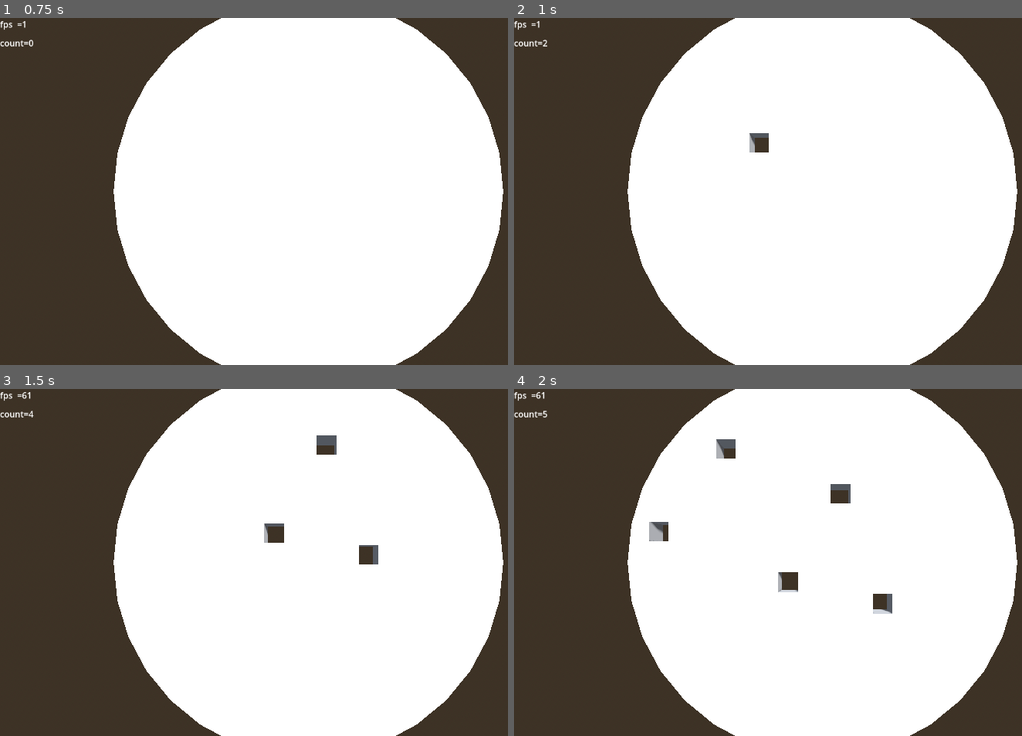
Above: before the commit, frames 1-4 (two rows, left to right).
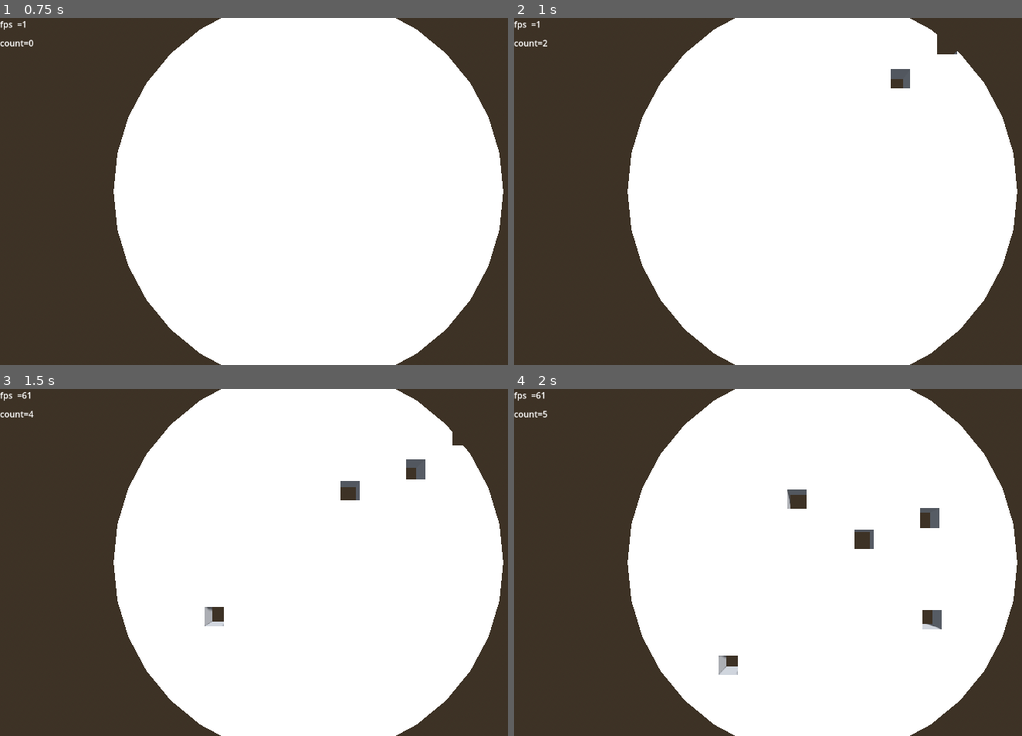
Above: after the commit, the same moments.

Repository: abFrancisco/PirateSoftJam16
Game: Godot game, scene res://arena.tscn
Two runs of this game, one before a commit and one after it. Both use one fixed random seed, a clock stepped at 60 frames per second and the inputs below. The project has no main scene, so this scene is started directly.
Inputs:
- Up to frame 1 (0.75 s): tap Enter (ui_accept) at 0.5 s; hold Right (ui_right) from 0.53 s (still down); hold Delete (ui_text_delete) from 0.53 s (still down)
- Up to frame 2 (1 s): keep holding Right (ui_right); keep holding Delete (ui_text_delete); tap Enter (ui_accept) at 0.77, 0.8 s
- Up to frame 3 (1.5 s): tap Enter (ui_accept) at 1.07, 1.35 s; release Right (ui_right) at 1.28 s; release Delete (ui_text_delete) at 1.28 s; hold Down (ui_down) from 1.28 s (still down)
- Up to frame 4 (2 s): keep holding Down (ui_down); tap Enter (ui_accept) at 1.52, 1.82 s; tap Delete (ui_text_delete) at 1.55 s

Frame 1 is identical in both runs. In frame 2, 0.6% of the frame differs, in the area x 46-88%, y 4-39%; in frame 3, 1.3%; in frame 4, 2.2%, in the area x 26-85%, y 14-83%.

Commit message:
removed depecrated files and scenes

Diff:
--- a/arena.gd
+++ /dev/null
@@ -1,29 +0,0 @@
-extends Node3D
-
-var boxes:Array[CSGBox3D]=[]
-# Called when the node enters the scene tree for the first time.
-func _ready():
-	pass # Replace with function body.
-
-
-# Called every frame. 'delta' is the elapsed time since the previous frame.
-func _process(delta):
-	var hinput=Input.get_axis("ui_left", "ui_right")
-	var vinput=Input.get_axis("ui_up", "ui_down")
-	var move_vector=Vector3(hinput*delta, 0, vinput*delta)*5
-	for box in boxes:
-		box.transform.origin+=move_vector
-
-	%Fps.text="fps  ="+str(Engine.get_frames_per_second())
-	%count.text="count="+str(boxes.size())
-
-func _input(event):
-	if event.is_action_pressed("ui_accept"):
-		var box=CSGBox3D.new()
-		box.size.y=2
-		box.operation = CSGShape3D.OPERATION_SUBTRACTION
-		box.transform.origin = Vector3(randf_range(-10,10),0,randf_range(-10,10))
-		boxes.append(box)
-		$CSGCombiner3D.add_child(box)
-	if event.is_action_pressed("ui_text_delete"):
-		boxes.pop_front().queue_free()
--- a/arena.tscn
+++ b/arena.tscn
@@ -1,6 +1,36 @@
-[gd_scene load_steps=5 format=3 uid="uid://c68dtvapa5xj4"]
+[gd_scene load_steps=5 format=3 uid="uid://bqow4lhubx235"]
 
-[ext_resource type="Script" path="res://arena.gd" id="1_ltmon"]
+[sub_resource type="GDScript" id="GDScript_rul87"]
+script/source = "extends Node3D
+
+var boxes:Array[CSGBox3D]=[]
+# Called when the node enters the scene tree for the first time.
+func _ready():
+	pass # Replace with function body.
+
+
+# Called every frame. 'delta' is the elapsed time since the previous frame.
+func _process(delta):
+	var hinput=Input.get_axis(\"ui_left\", \"ui_right\")
+	var vinput=Input.get_axis(\"ui_up\", \"ui_down\")
+	var move_vector=Vector3(hinput*delta, 0, vinput*delta)*5
+	for box in boxes:
+		box.transform.origin+=move_vector
+
+	%Fps.text=\"fps  =\"+str(Engine.get_frames_per_second())
+	%count.text=\"count=\"+str(boxes.size())
+
+func _input(event):
+	if event.is_action_pressed(\"ui_accept\"):
+		var box=CSGBox3D.new()
+		box.size.y=2
+		box.operation = CSGShape3D.OPERATION_SUBTRACTION
+		box.transform.origin = Vector3(randf_range(-10,10),0,randf_range(-10,10))
+		boxes.append(box)
+		$CSGCombiner3D.add_child(box)
+	if event.is_action_pressed(\"ui_text_delete\"):
+		boxes.pop_front().queue_free()
+"
 
 [sub_resource type="ProceduralSkyMaterial" id="ProceduralSkyMaterial_qp2so"]
 sky_horizon_color = Color(0.64625, 0.65575, 0.67075, 1)
@@ -15,7 +45,7 @@
 tonemap_mode = 2
 
 [node name="Arena" type="Node3D"]
-script = ExtResource("1_ltmon")
+script = SubResource("GDScript_rul87")
 
 [node name="DirectionalLight3D" type="DirectionalLight3D" parent="."]
 transform = Transform3D(-0.866025, -0.433013, 0.25, 0, 0.5, 0.866025, -0.5, 0.75, -0.433013, 0, 0, 0)
Not shown, changed: document.md
